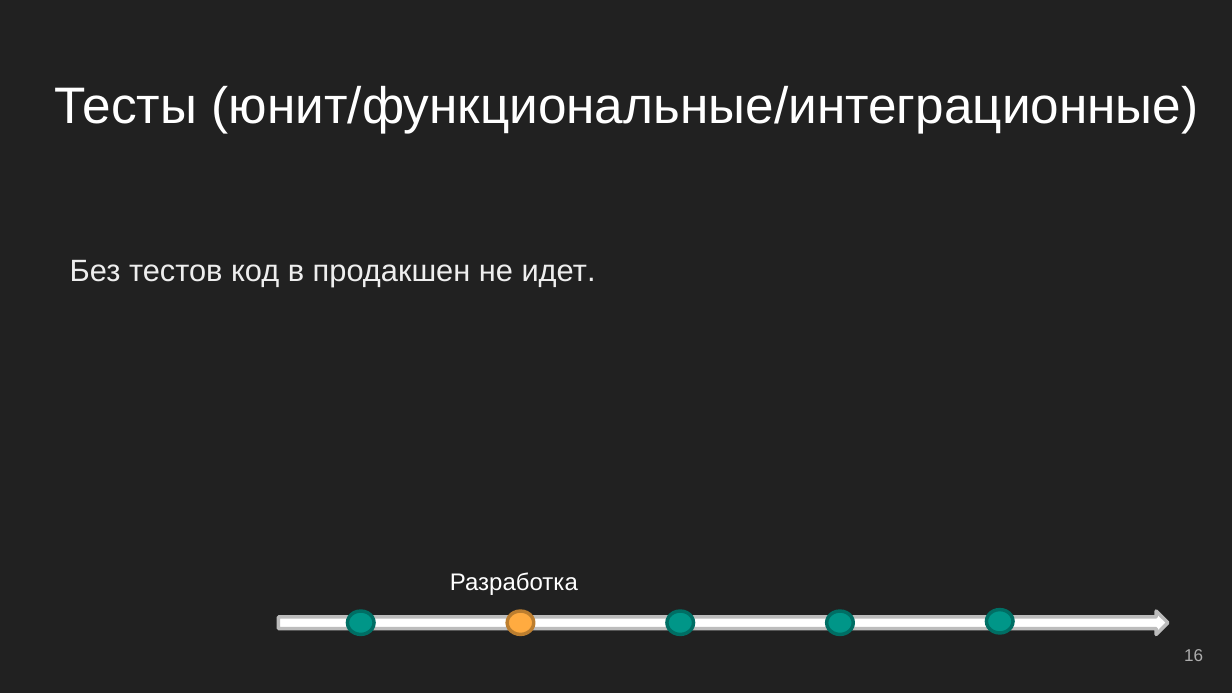
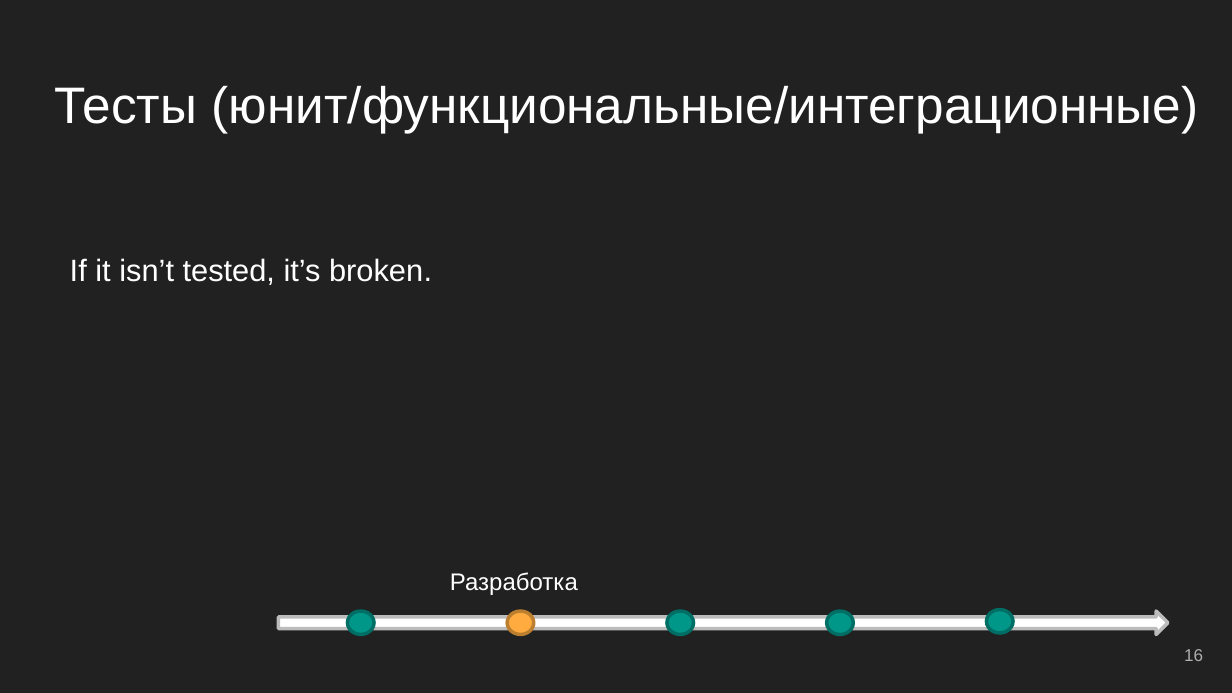
Before and after one commit to mastrakov/speeches, a slide deck: slide 16 of production ready code.pptx. Drawn at 1232x693 pixels with LibreOffice and Linux fonts; fonts in the diff are those of the drawing; background and template pictures are left out. Boxes give left, top, right and bottom in pixels: in the first picture for what was removed or moved away, otherwise in the second. Text is boxed around its words. In the diff, an @@ line names an element or a change of style, - is before the commit and + after.

```diff
--- a/production ready code.pptx
+++ b/production ready code.pptx
@@ text at [70, 258, 432, 285]: text changed; text colour #EEEEEE to #FFFFFF @@
-Без тестов код в продакшен не идет.
+If it isn’t tested, it’s broken.
```
Also in this commit, not shown: 6 other slides changed, 2 slides added, 2 slides removed.
